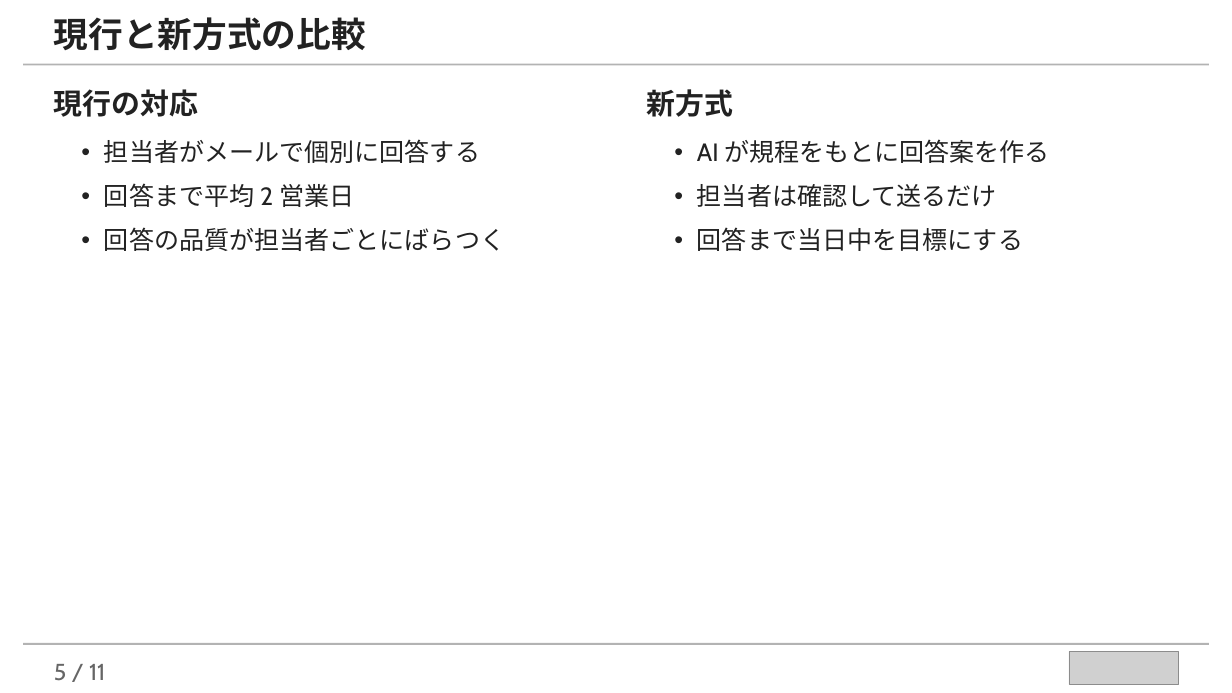
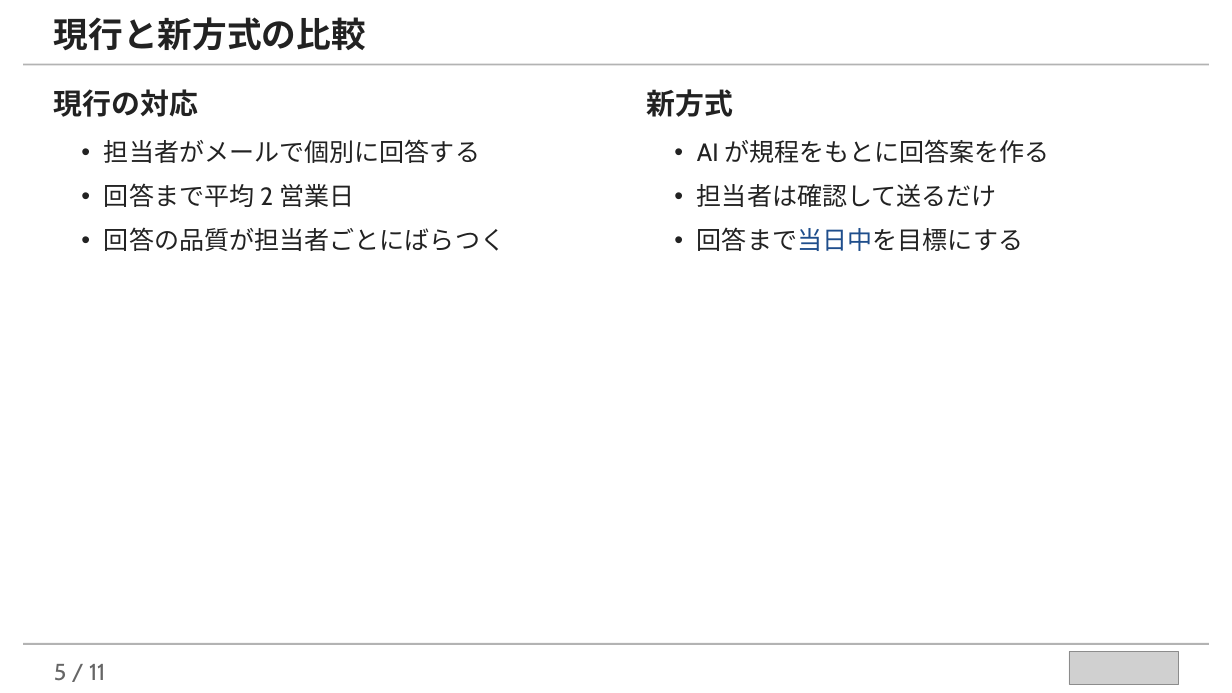
Before and after one commit to takuya109048/llm-assist-kit, a slide deck: slide 5 of examples/marp-slides-example.pptx. Drawn at 1232x693 pixels with LibreOffice and Linux fonts; fonts in the diff are those of the drawing; grey boxes stand for pictures. Boxes give left, top, right and bottom in pixels: in the first picture for what was removed or moved away, otherwise in the second. Text is boxed around its words. In the diff, an @@ line names an element or a change of style, - is before the commit and + after.

```diff
--- a/examples/marp-slides-example.pptx
+++ b/examples/marp-slides-example.pptx
@@ text at [697,227,1023,251]: text colour #222222 to #1F4E8C in "回答まで当日中を目標にする" @@
```
Also in this commit, not shown: 1 other slide changed, 10 other files.
